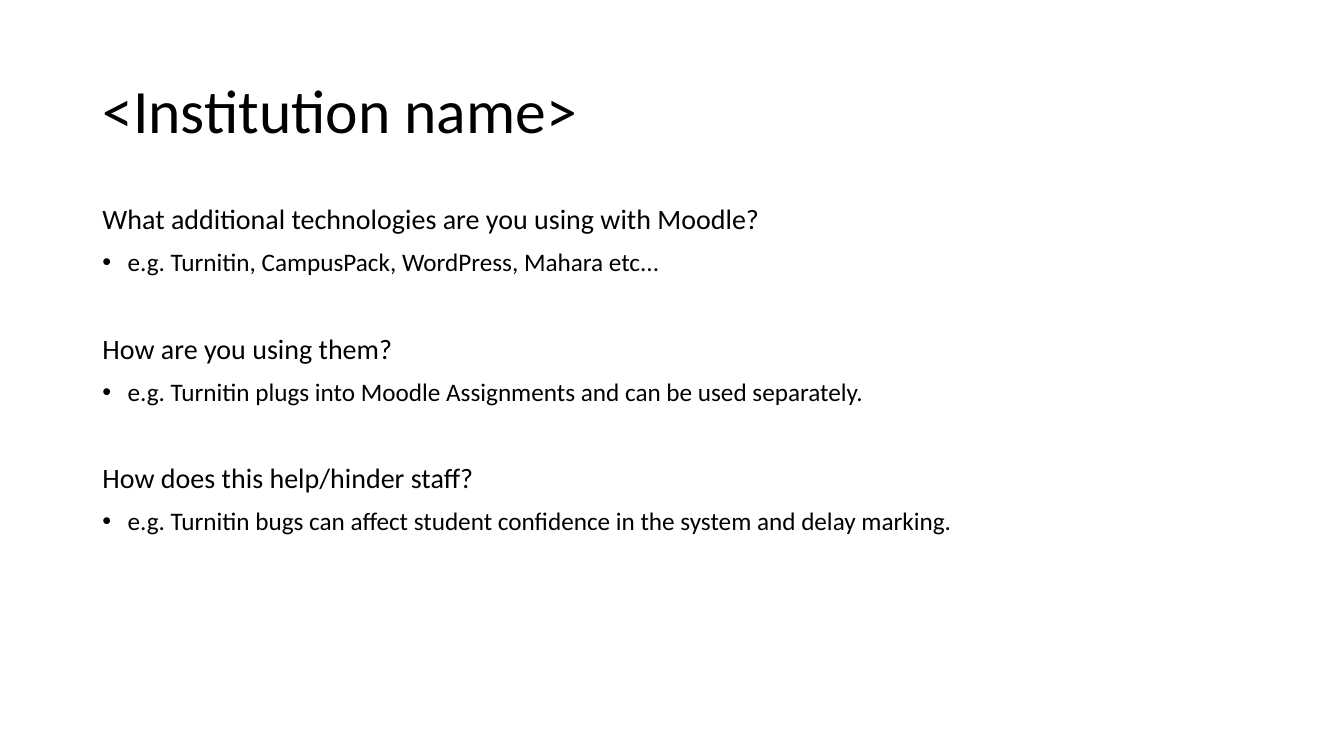
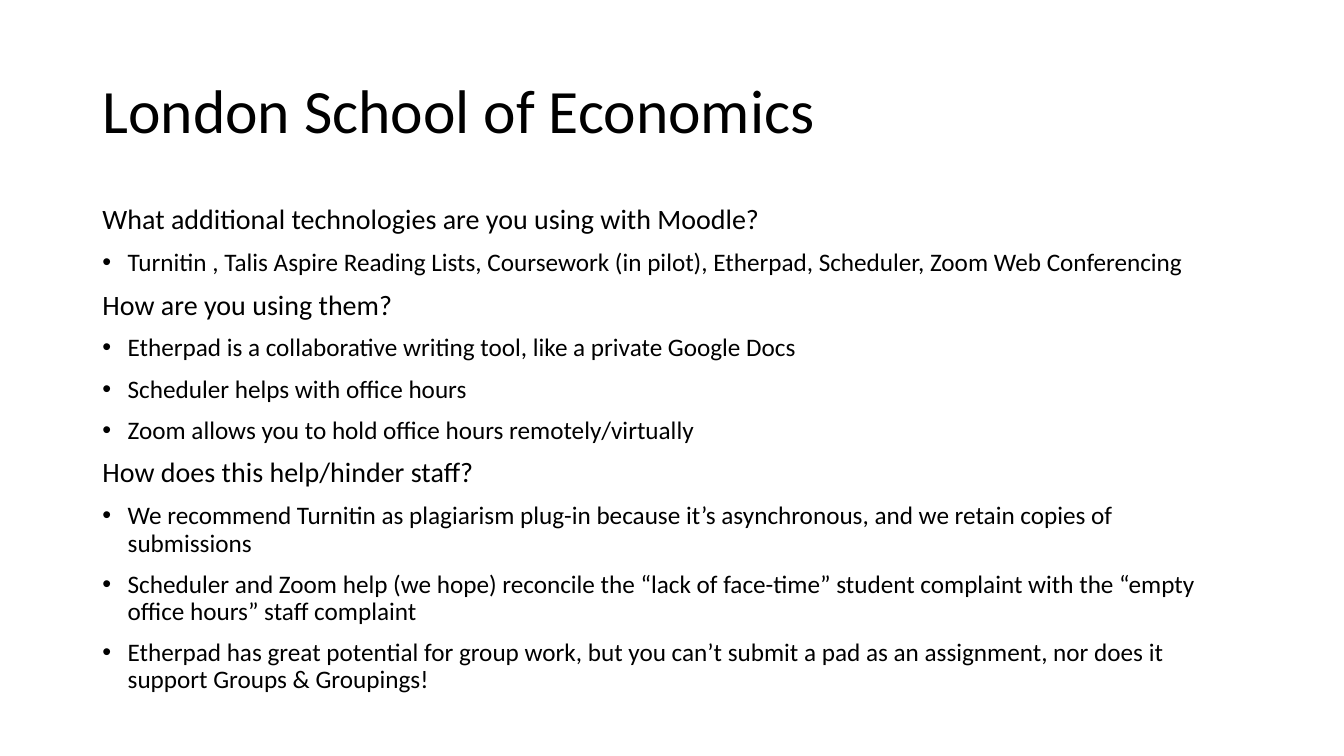
Before and after one commit to moodle-tech-users-london/info, a slide deck: slide 3 of presentations/round-the-room-20161214.pptx (slide 1 before the commit). Drawn at 1344x756 pixels with LibreOffice and Linux fonts; fonts in the diff are those of the drawing. Boxes give left, top, right and bottom in pixels: in the first picture for what was removed or moved away, otherwise in the second. Text is boxed around its words. In the diff, an @@ line names an element or a change of style, - is before the commit and + after.

```diff
--- a/presentations/round-the-room-20161214.pptx
+++ b/presentations/round-the-room-20161214.pptx
@@ title at (x1=102, y1=90, x2=814, y2=134): text changed @@
-<Institution name>
+London School of Economics
@@ text at (x1=128, y1=253, x2=1182, y2=276): text changed @@
-• e.g. Turnitin, CampusPack, WordPress, Mahara etc...
+• Turnitin , Talis Aspire Reading Lists, Coursework (in pilot), Etherpad, Scheduler, Zoom Web Conferencing
@@ text at (x1=128, y1=338, x2=795, y2=443): text changed @@
-• e.g. Turnitin plugs into Moodle Assignments and can be used separately.
+• Etherpad is a collaborative writing tool, like a private Google Docs
+• Scheduler helps with office hours
+• Zoom allows you to hold office hours remotely/virtually
@@ text at (x1=128, y1=506, x2=1194, y2=693): text changed @@
-• e.g. Turnitin bugs can affect student confidence in the system and delay marking.
+• We recommend Turnitin as plagiarism plug-in because it’s asynchronous, and we retain copies of submissions
+• Scheduler and Zoom help (we hope) reconcile the “lack of face-time” student complaint with the “empty office hours” staff complaint
+• Etherpad has great potential for group work, but you can’t submit a pad as an assignment, nor does it support Groups & Groupings!
```
Also in this commit, not shown: 1 other slide changed, 2 slides added.
